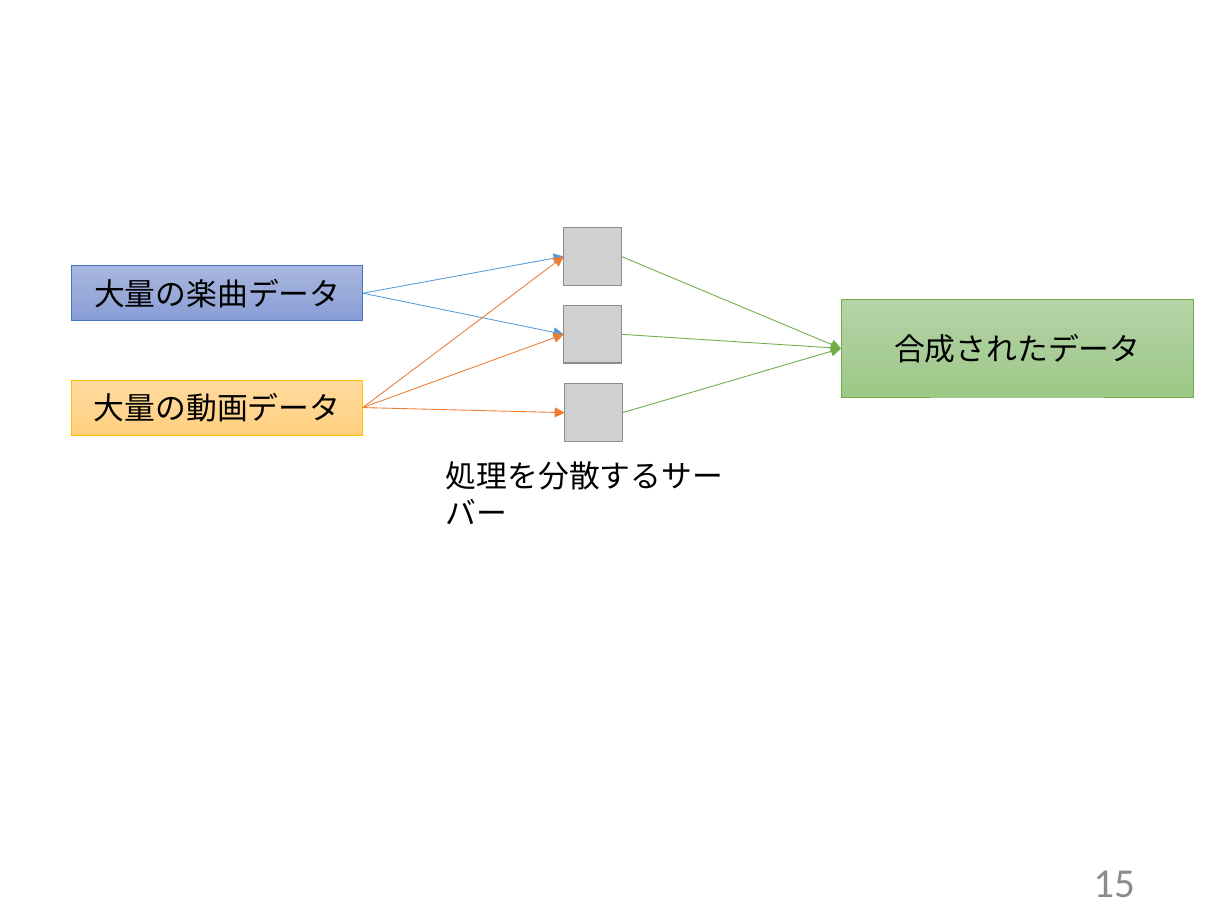
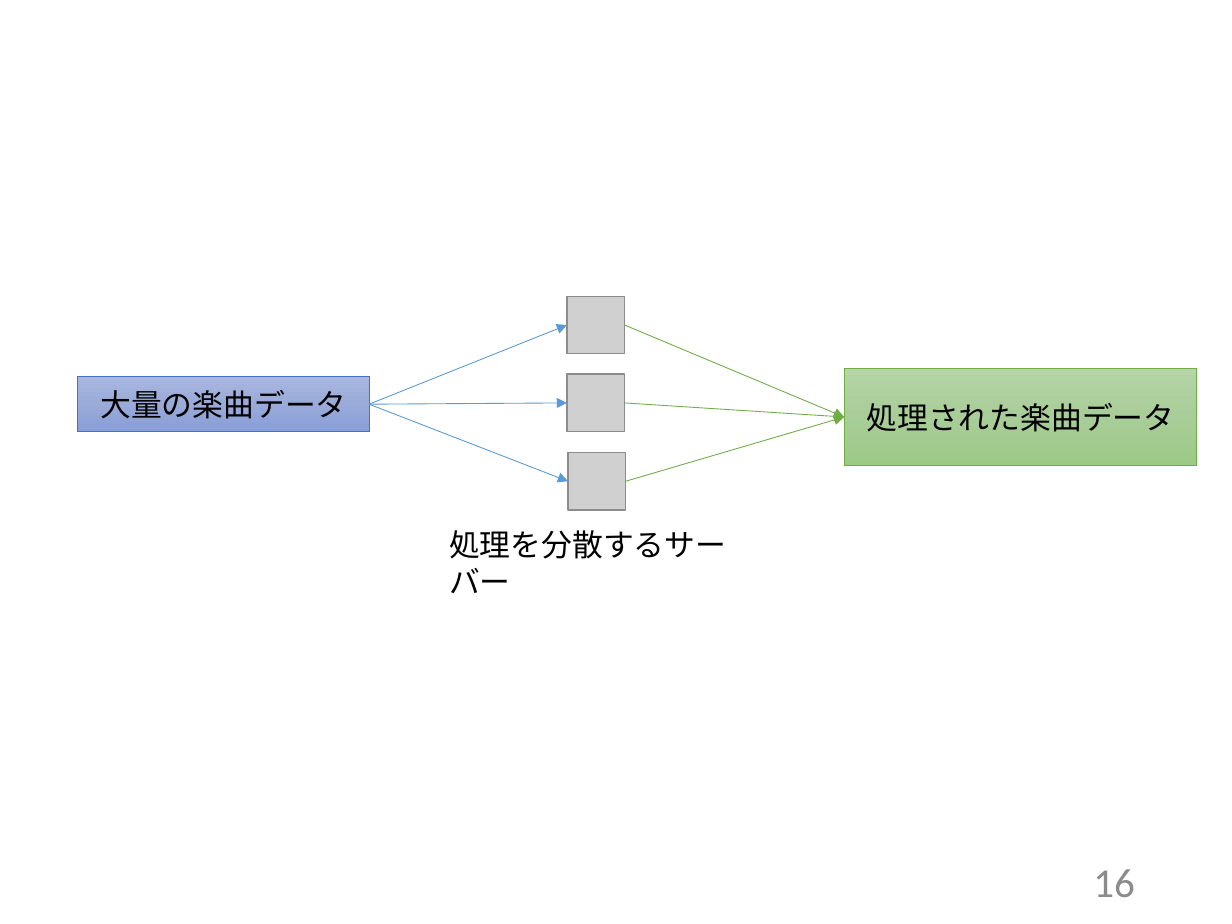
Before and after one commit to kait-takanolab/1821144-yoshii-thesis, a slide deck: slide 16 of 発表用スライド/1821144_yoshii_thesis_ver.pptx (slide 15 before the commit). Drawn at 1232x924 pixels with LibreOffice and Linux fonts; fonts in the diff are those of the drawing; grey boxes stand for pictures. Boxes give left, top, right and bottom in pixels: in the first picture for what was removed or moved away, otherwise in the second. Text is boxed around its words. In the diff, an @@ line names an element or a change of style, - is before the commit and + after.

```diff
--- a/発表用スライド/1821144_yoshii_thesis_ver.pptx
+++ b/発表用スライド/1821144_yoshii_thesis_ver.pptx
@@ arrow removed from (362, 408) to (564, 256) @@
@@ arrow moved from (363, 293) - (564, 256) to (370, 404) - (567, 325) @@
@@ rectangle removed at (71, 379, 362, 435) @@
-大量の動画データ
@@ rectangle "大量の楽曲データ": place and size @@
-rectangle "大量の楽曲データ" at (71, 266, 362, 322)
+rectangle "大量の楽曲データ" at (78, 377, 368, 432)
@@ 3 pictures, 3 arrows, 1 text, 1 rectangle: place and size @@
-3 pictures, 3 arrows, 1 text, 1 rectangle at (446, 228, 1194, 524)
+3 pictures, 3 arrows, 1 text, 1 rectangle at (449, 296, 1196, 593)
@@ arrow removed from (362, 408) to (564, 413) @@
@@ arrow moved from (363, 293) - (564, 334) to (370, 404) - (567, 403) @@
@@ arrow moved from (362, 408) - (564, 334) to (370, 404) - (568, 482) @@
@@ arrow (370, 404) - (568, 482): stroke #ED7D31 0.5 pt to #5B9BD5 0.5 pt @@
@@ text in rectangle at (867, 403, 1175, 432): text changed @@
-合成されたデータ
+処理された楽曲データ
@@ page number at (1093, 869, 1135, 897): text changed @@
-15
+16
```
Also in this commit, not shown: 1 other slide changed, 1 slide added, 5 other files.
